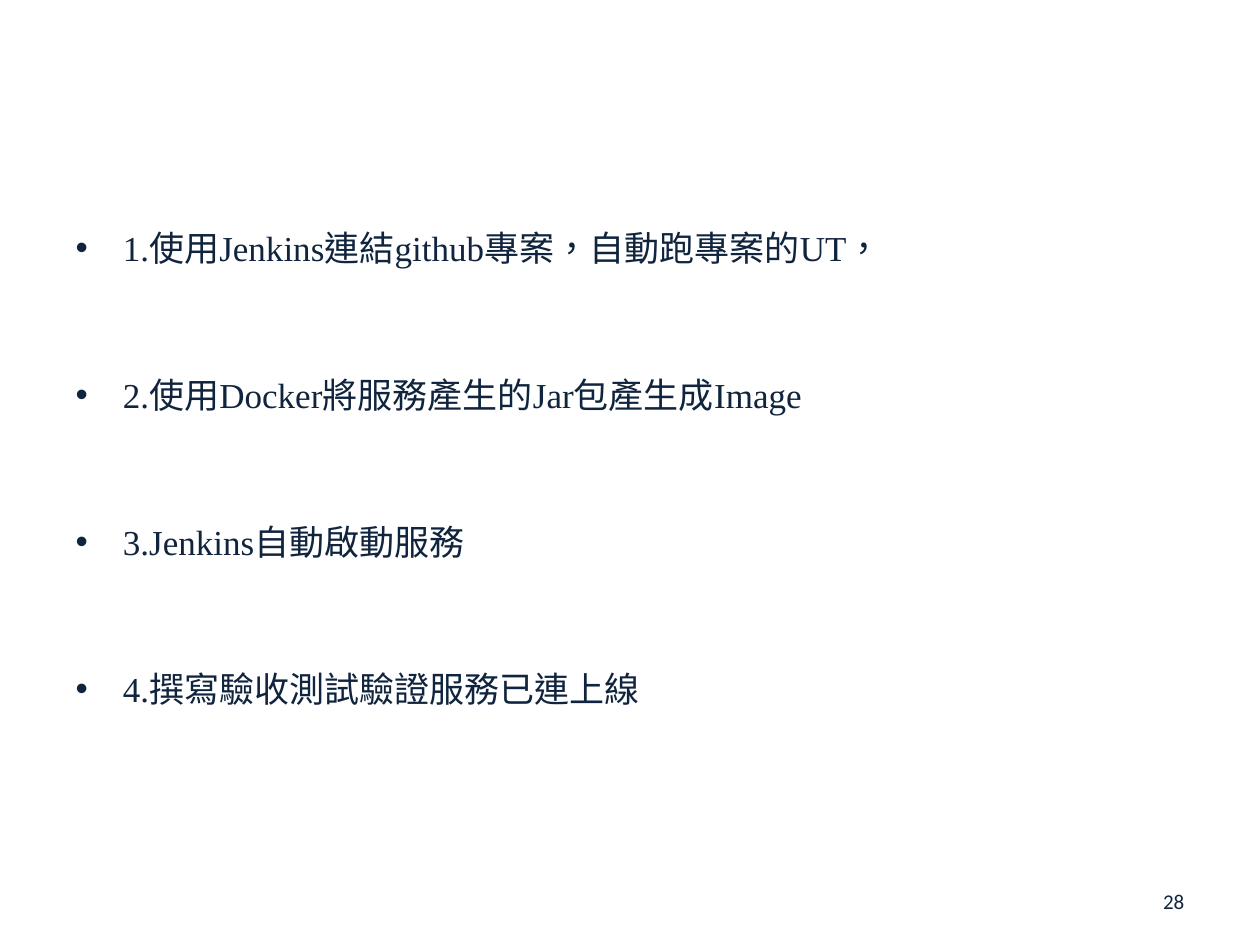
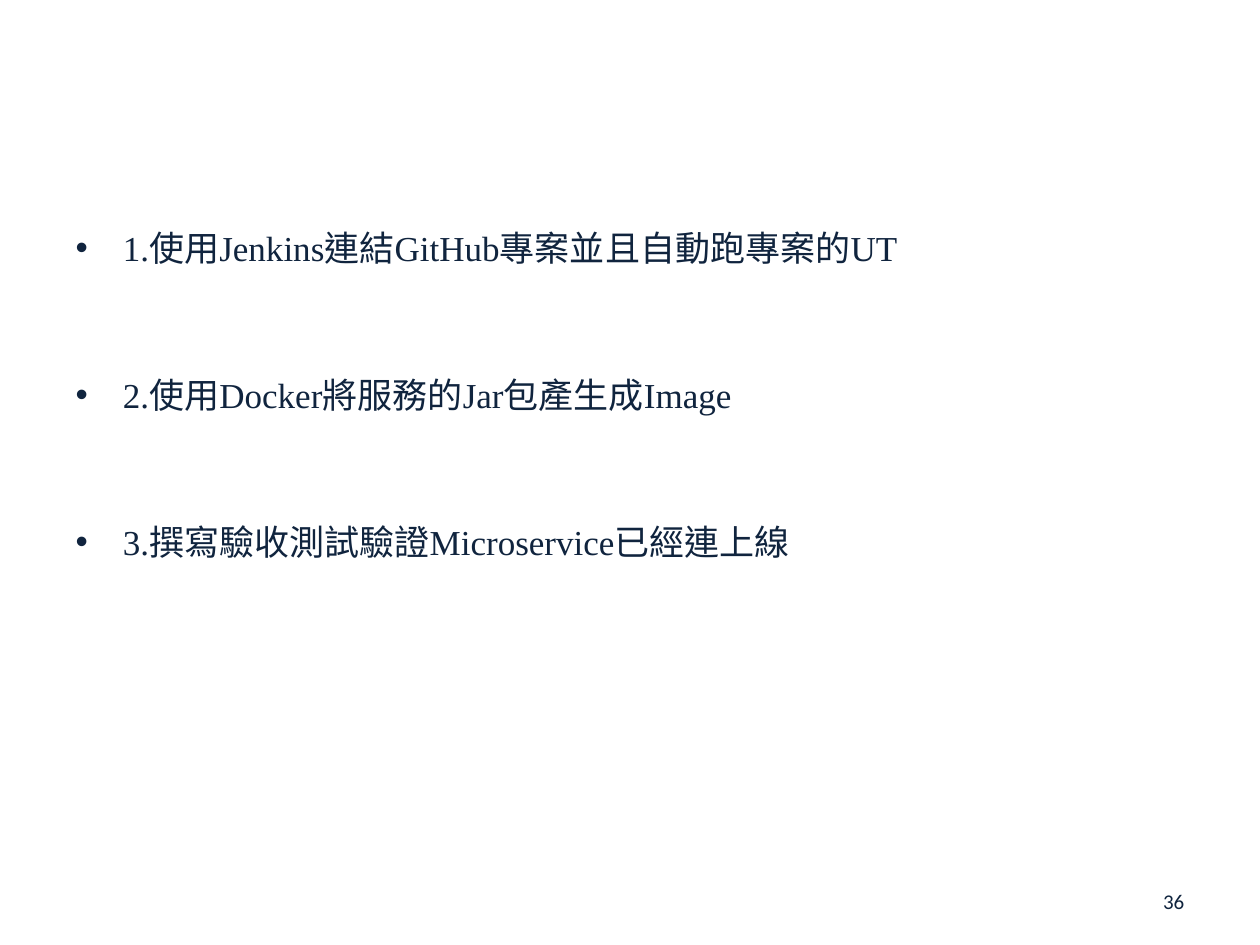
Before and after one commit to john78530/thesis, a slide deck: slide 36 of Oral.pptx (slide 28 before the commit). Drawn at 1260x945 pixels with LibreOffice and Linux fonts; fonts in the diff are those of the drawing; background and template pictures are left out. Boxes give left, top, right and bottom in pixels: in the first picture for what was removed or moved away, otherwise in the second. Text is boxed around its words. In the diff, an @@ line names an element or a change of style, - is before the commit and + after.

```diff
--- a/Oral.pptx
+++ b/Oral.pptx
@@ text at (123,234,897,558): text changed @@
-• 1.使用Jenkins連結github專案，自動跑專案的UT，
-• 2.使用Docker將服務產生的Jar包產生成Image
-• 3.Jenkins自動啟動服務
-• 4.撰寫驗收測試驗證服務已連上線
+• 1.使用Jenkins連結GitHub專案並且自動跑專案的UT
+• 2.使用Docker將服務的Jar包產生成Image
+• 3.撰寫驗收測試驗證Microservice已經連上線
@@ page number at (1163,895,1184,909): text changed @@
-28
+36
```
Also in this commit, not shown: 11 other slides changed, 10 slides added, 12 slides removed, 1 other file.
